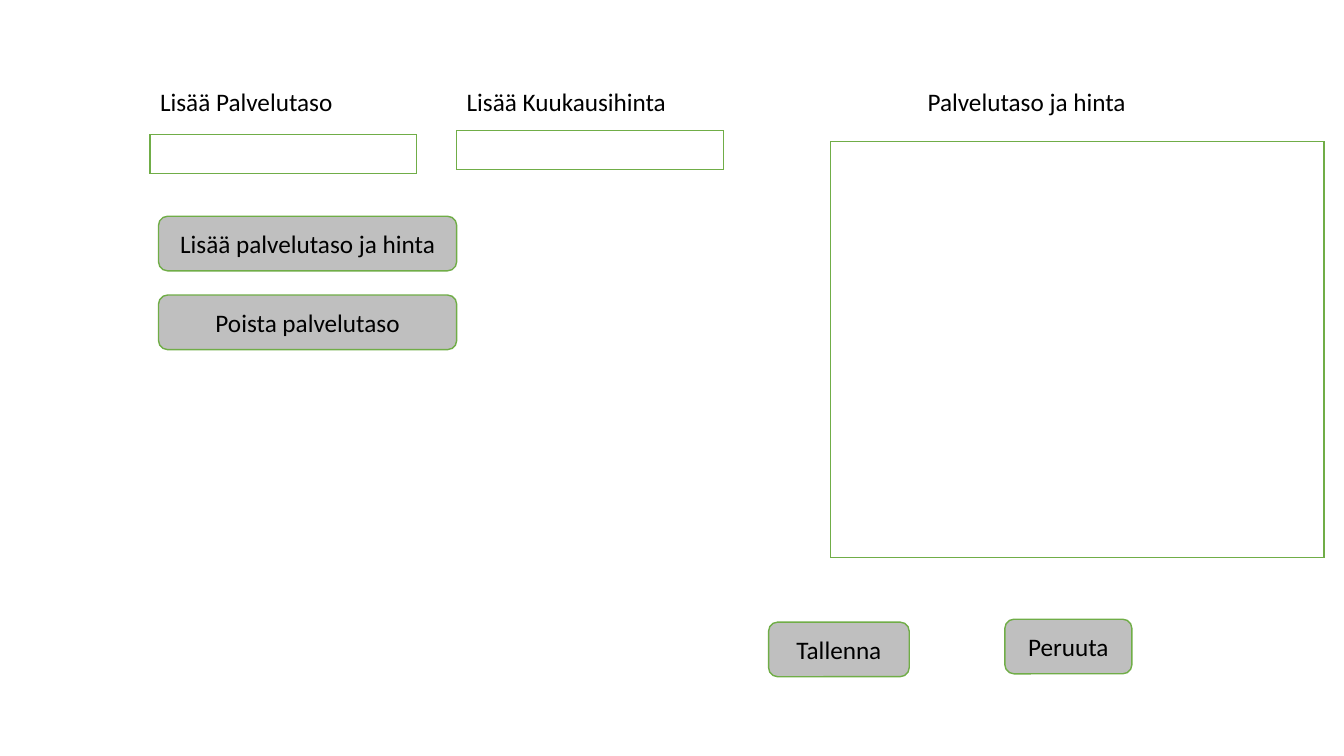
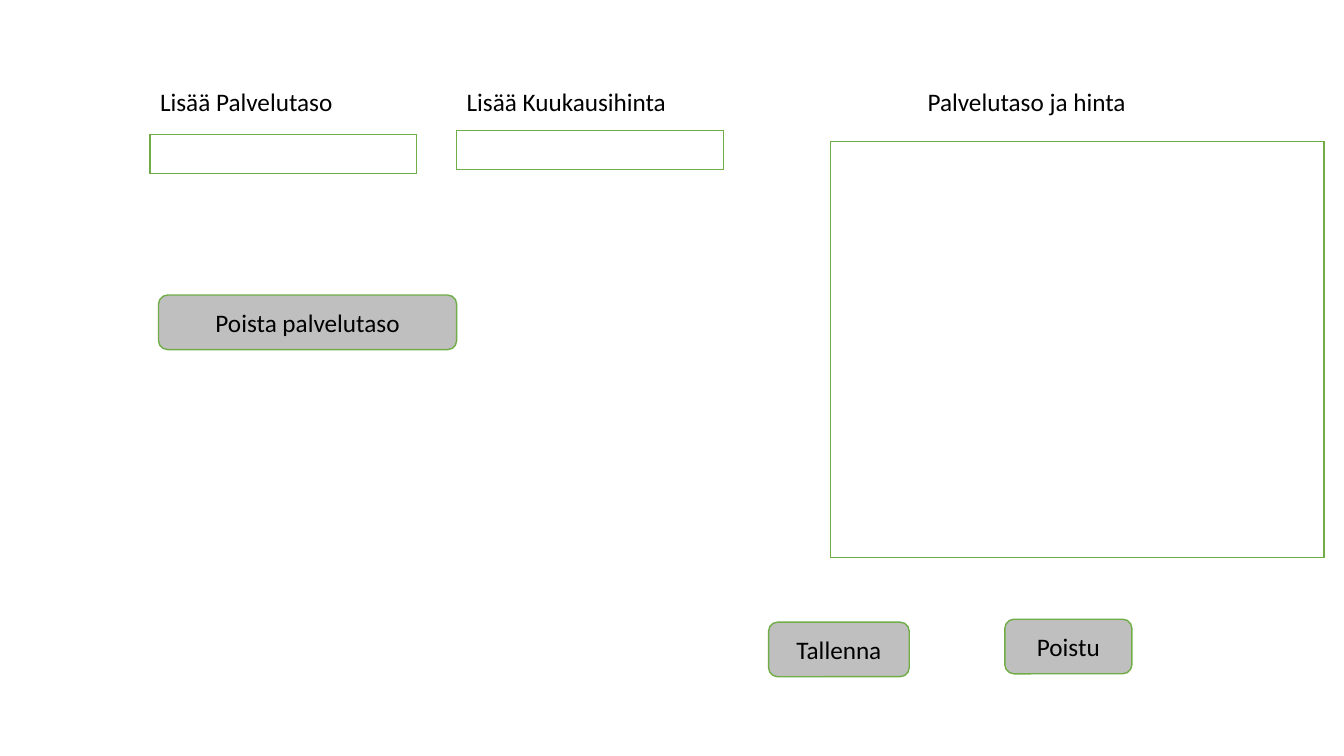
Before and after one commit to lepi313/Ohjelmistokehitysprojekti, a slide deck: slide 4 of Dokumentit/Visuaalinen suunnittelu.pptx. Drawn at 1344x756 pixels with LibreOffice and Linux fonts; fonts in the diff are those of the drawing. Boxes give left, top, right and bottom in pixels: in the first picture for what was removed or moved away, otherwise in the second. Text is boxed around its words. In the diff, an @@ line names an element or a change of style, - is before the commit and + after.

```diff
--- a/Dokumentit/Visuaalinen suunnittelu.pptx
+++ b/Dokumentit/Visuaalinen suunnittelu.pptx
@@ rounded rectangle removed at box(158, 217, 457, 271) @@
-Lisää palvelutaso ja hinta
@@ text in rounded rectangle at box(1037, 638, 1100, 656): text changed @@
-Peruuta
+Poistu
```
Also in this commit, not shown: 2 other slides changed, 6 other files.
